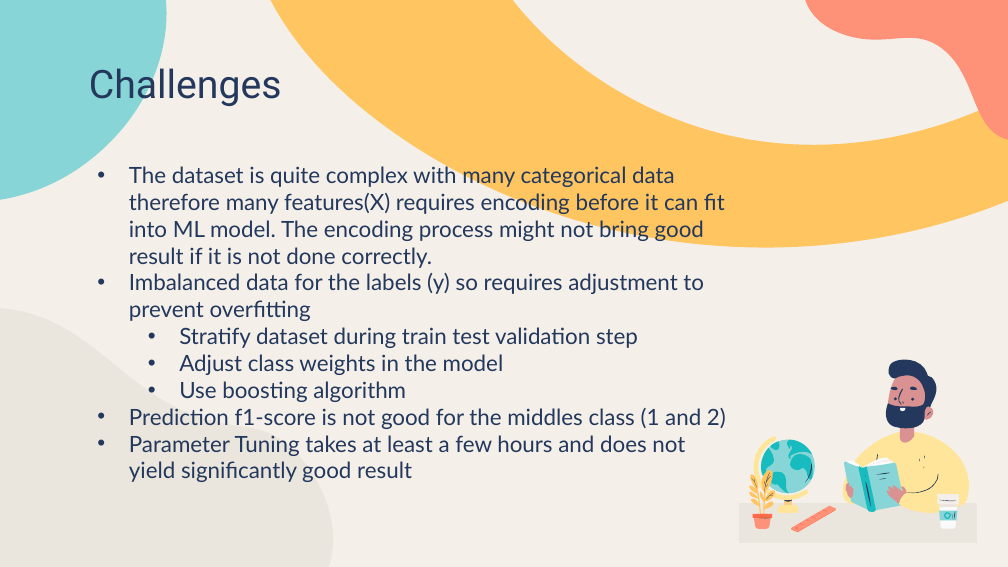
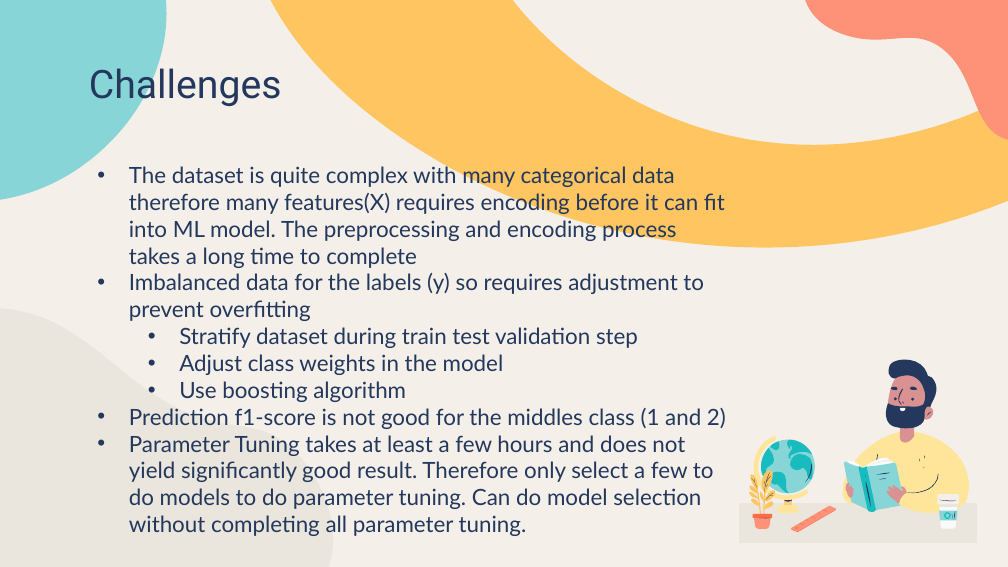
Before and after one commit to LiyanaRoslie/google-apps-ml, a slide deck: slide 28 of Final_Presentation.pptx (slide 26 before the commit). Drawn at 1008x567 pixels with LibreOffice and Linux fonts; fonts in the diff are those of the drawing. Boxes give left, top, right and bottom in pixels: in the first picture for what was removed or moved away, otherwise in the second. Text is boxed around its words. In the diff, an @@ line names an element or a change of style, - is before the commit and + after.

```diff
--- a/Final_Presentation.pptx
+++ b/Final_Presentation.pptx
@@ subtitle at box(129, 163, 725, 268): text changed @@
-• The dataset is quite complex with many categorical data therefore many features(X) requires encoding before it can fit into ML model. The encoding process might not bring good result if it is not done correctly.
+• The dataset is quite complex with many categorical data therefore many features(X) requires encoding before it can fit into ML model. The preprocessing and encoding process takes a long time to complete
@@ subtitle at box(129, 435, 714, 536): text changed @@
-• Parameter Tuning takes at least a few hours and does not yield significantly good result
+• Parameter Tuning takes at least a few hours and does not yield significantly good result. Therefore only select a few to do models to do parameter tuning. Can do model selection without completing all parameter tuning.
```
Also in this commit, not shown: 11 other slides changed, 2 slides added.
